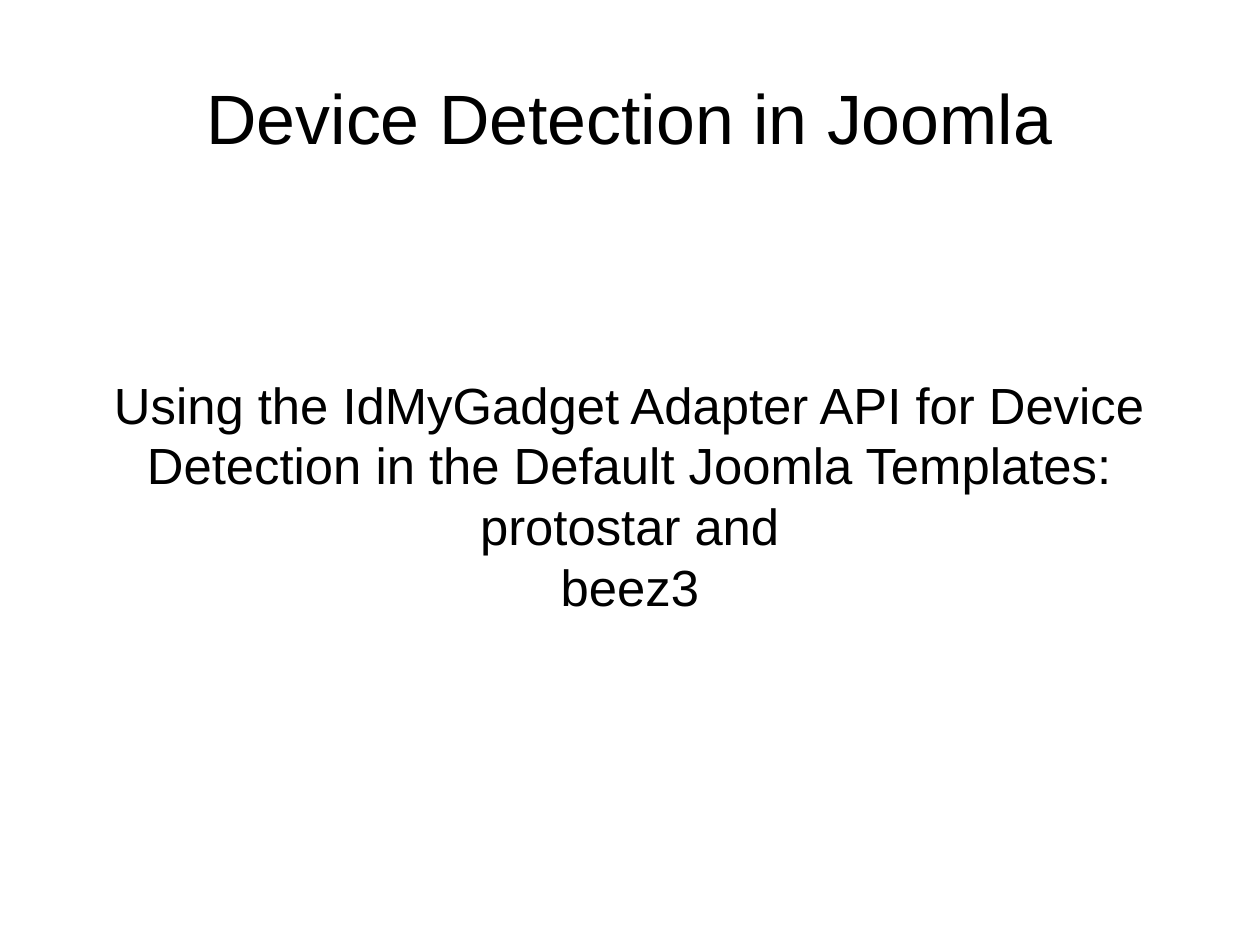
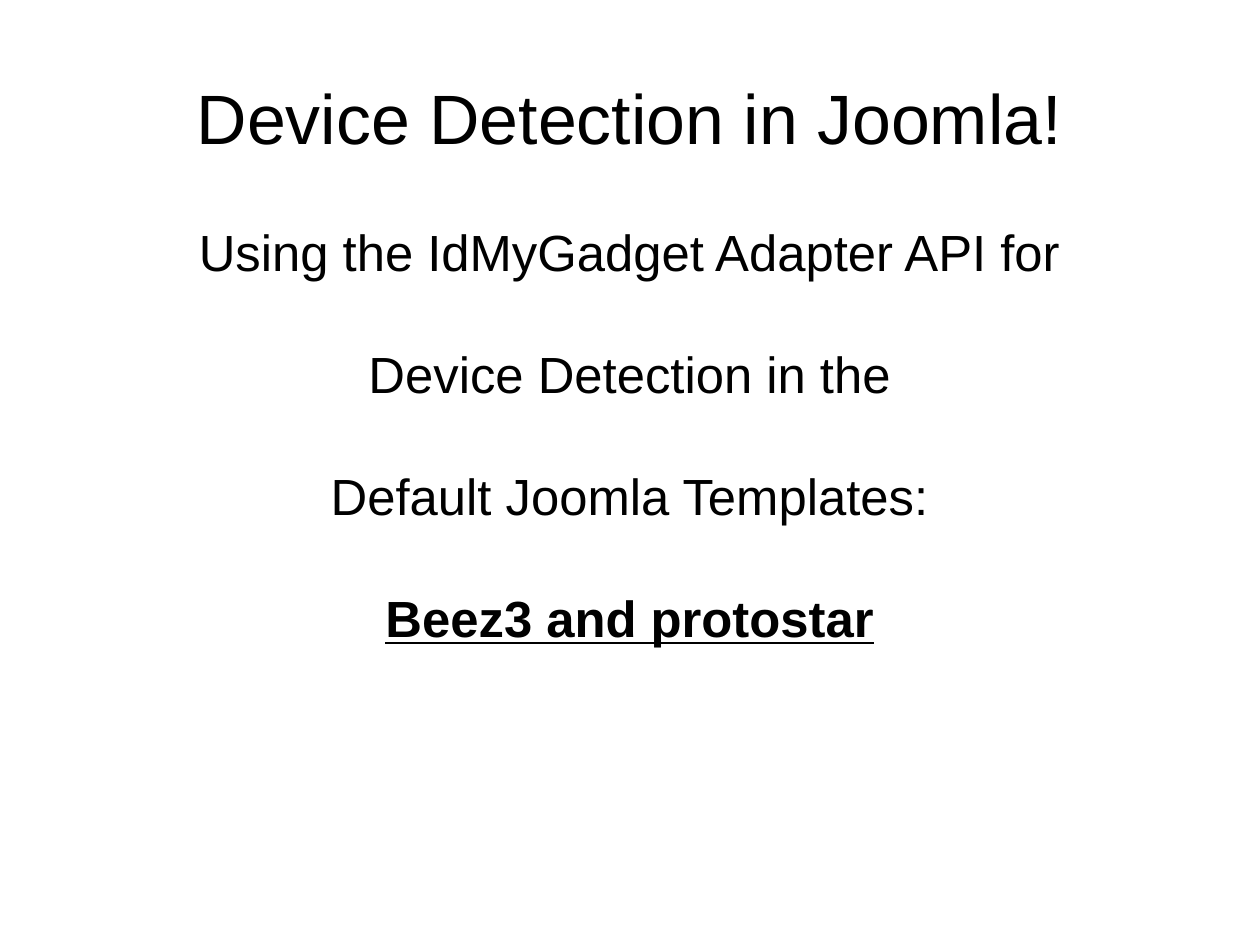
Before and after one commit to tomwhartung/jmws_accoutrements, a slide deck: slide 1 of presentations/2015_09-Joomla/Device_Detection-In_Protostar_and_Beez3.odp. Drawn at 1260x945 pixels with LibreOffice and Linux fonts; fonts in the diff are those of the drawing. Boxes give left, top, right and bottom in pixels: in the first picture for what was removed or moved away, otherwise in the second. Text is boxed around its words. In the diff, an @@ line names an element or a change of style, - is before the commit and + after.

```diff
--- a/presentations/2015_09-Joomla/Device_Detection-In_Protostar_and_Beez3.odp
+++ b/presentations/2015_09-Joomla/Device_Detection-In_Protostar_and_Beez3.odp
@@ title at <box>197,93,1061,145</box>: text changed @@
-Device Detection in Joomla
+Device Detection in Joomla!
@@ subtitle at <box>199,234,1059,647</box>: text changed @@
-Using the IdMyGadget Adapter API for Device Detection in the Default Joomla Templates:
-protostar and
-beez3
+Using the IdMyGadget Adapter API for
+Device Detection in the
+Default Joomla Templates:
+Beez3 and protostar
```
Also in this commit, not shown: 1 other slide changed, 5 slides added, 1 slide removed.
